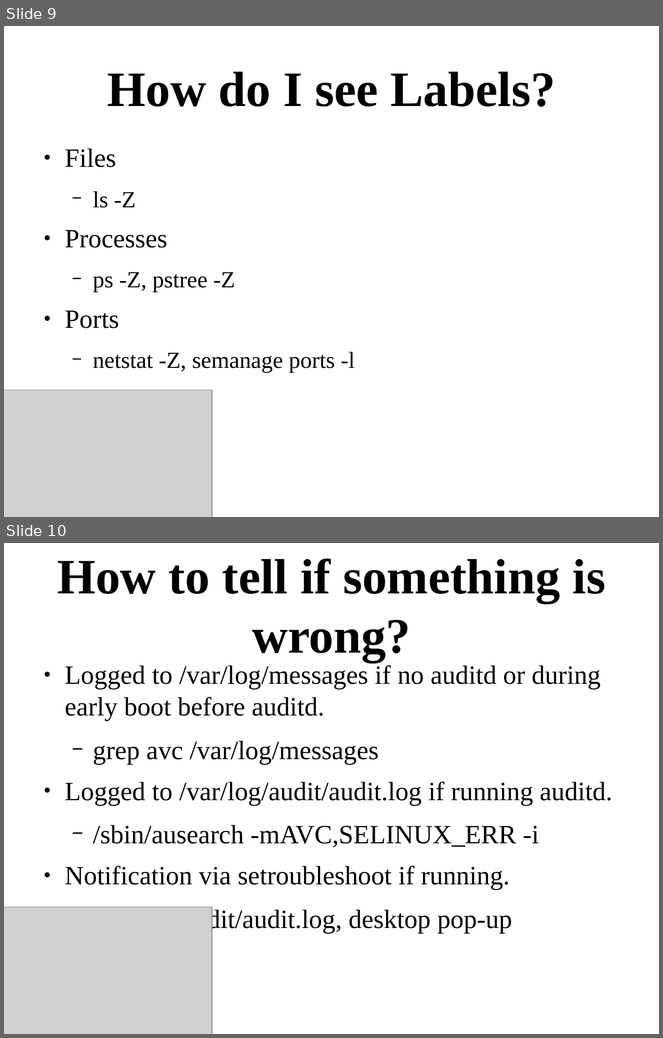
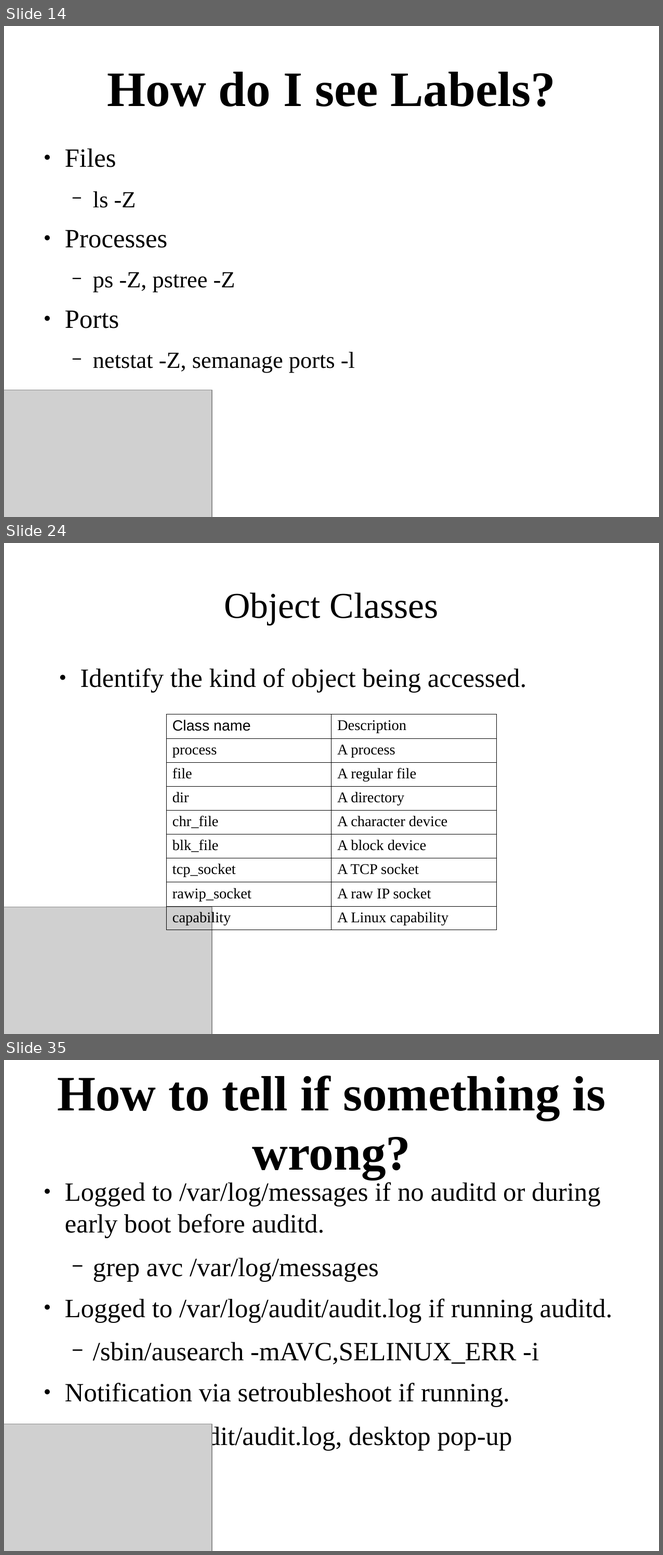
Before and after one commit to dpquigl/demystifying-selinux-part2, a slide deck: demystifying_selinux_part2_OSCON_19JUL2014.odp. Shown one above the other, each under a label of ours: slides 9 and 10 before the commit, slides 14, 24 and 35 after it; the slides between them are not shown. The pictures are 663x1038 and 663x1555 pixels, drawn with LibreOffice and Linux fonts; fonts in the diff are those of the drawing; grey boxes stand for pictures. Boxes give left, top, right and bottom in pixels: in the first picture for what was removed or moved away, otherwise in the second. Text is boxed around its words. In the diff, an @@ line names an element or a change of style, - is before the commit and + after.

```diff
--- a/demystifying_selinux_part2_OSCON_19JUL2014.odp
+++ b/demystifying_selinux_part2_OSCON_19JUL2014.odp
@@ slide 24 added at [4, 543, 659, 1034], background #FFFFFF @@
@@ title added at [224, 592, 439, 625], 44 pt, text #000000 @@
+Object Classes
@@ text added at [80, 668, 527, 692], 32 pt, text #000000 @@
+● Identify the kind of object being accessed.
@@ table added at [167, 714, 497, 930], 9 rows, 2 columns @@
+Class name | Description
+process | A process
+file | A regular file
+dir | A directory
+chr_file | A character device
+blk_file | A block device
+tcp_socket | A TCP socket
+rawip_socket | A raw IP socket
+capability | A Linux capability
@@ picture added at [4, 908, 212, 1034] @@
@@ what was slide 9 is now slide 14 @@
@@ what was slide 10 is now slide 35 @@
```
Also in this commit, not shown: 25 other slides added, 2 other files.
